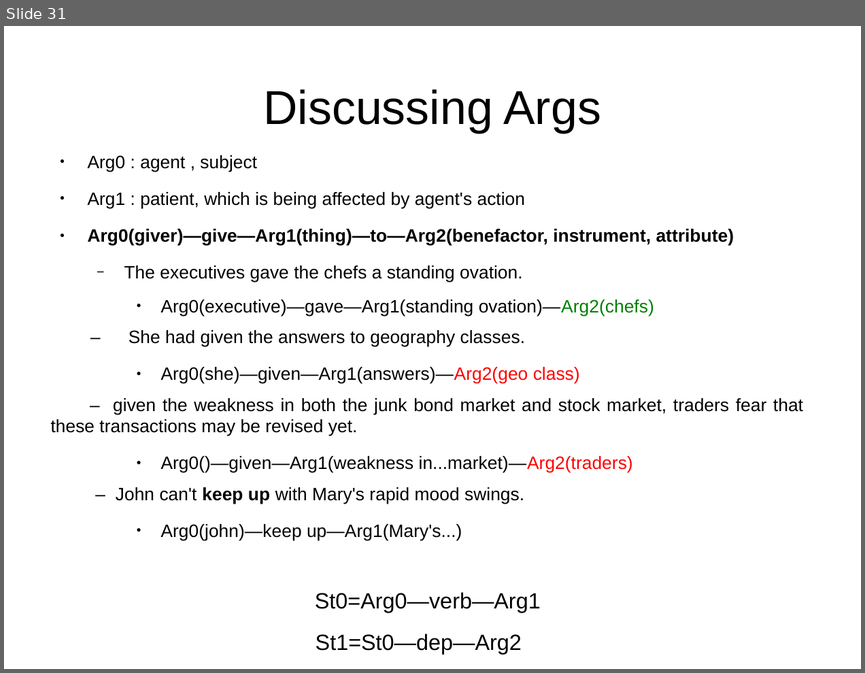
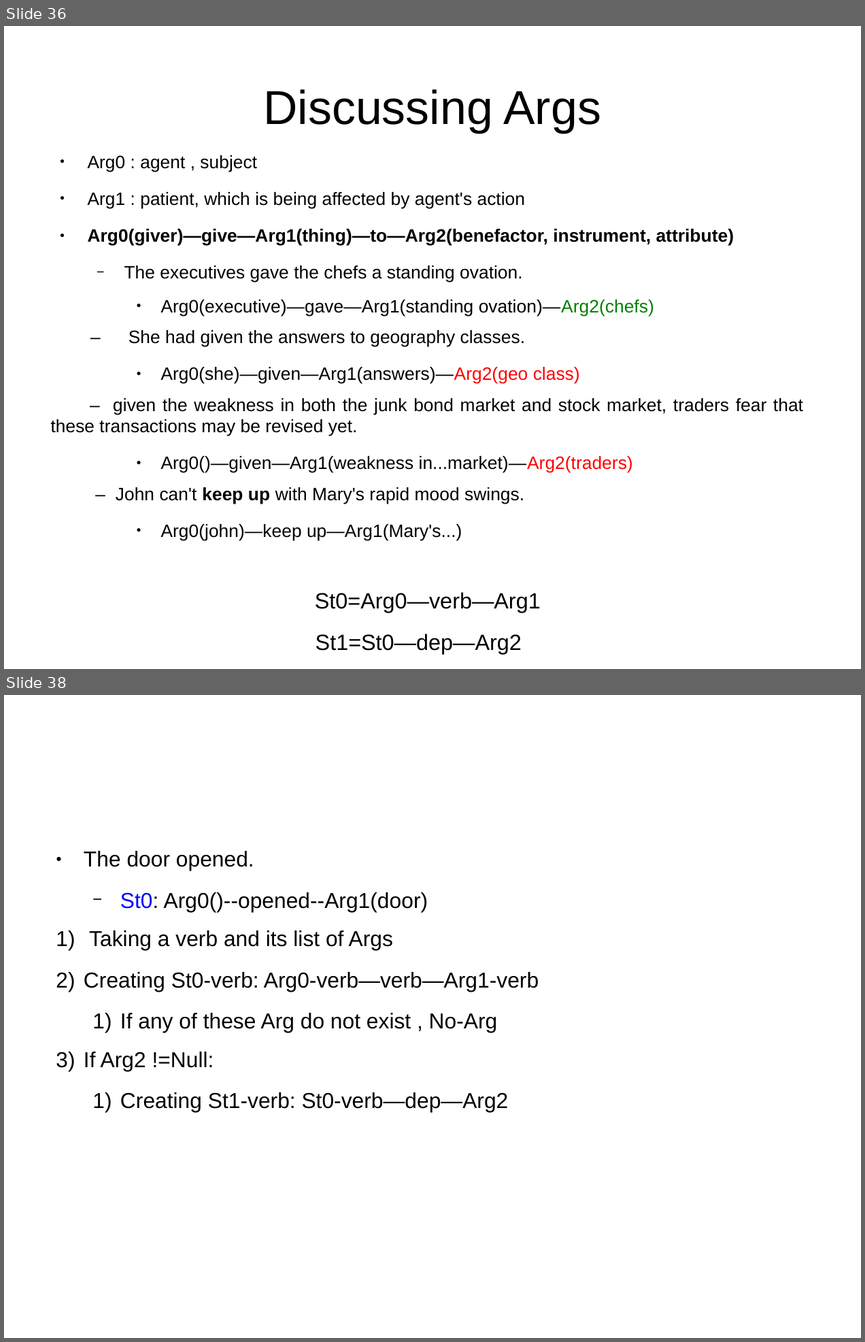
Before and after one commit to adreena/SemanticRoleMiner, a slide deck: testCases/TestCases.odp. Shown one above the other, each under a label of ours: slide 31 before the commit, slides 36 and 38 after it; the slides between them are not shown. The pictures are 865x673 and 865x1342 pixels, drawn with LibreOffice and Linux fonts; fonts in the diff are those of the drawing. Boxes give left, top, right and bottom in pixels: in the first picture for what was removed or moved away, otherwise in the second. Text is boxed around its words. In the diff, an @@ line names an element or a change of style, - is before the commit and + after.

Commit message:
statement Args completed

```diff
--- a/testCases/TestCases.odp
+++ b/testCases/TestCases.odp
@@ slide 38 added at (x1=4, y1=695, x2=861, y2=1338), background #FFFFFF @@
@@ text added at (x1=84, y1=851, x2=538, y2=1112), 20 pt, text #000000 @@
+● The door opened.
+  − St0: Arg0()--opened--Arg1(door)
+1) Taking a verb and its list of Args
+2) Creating St0-verb: Arg0-verb—verb—Arg1-verb
+  1) If any of these Arg do not exist , No-Arg
+3) If Arg2 !=Null:
+  1) Creating St1-verb: St0-verb—dep—Arg2
@@ what was slide 31 is now slide 36 @@
```
Also in this commit, not shown: 1 slide changed, 5 other slides added, 7 other files.
